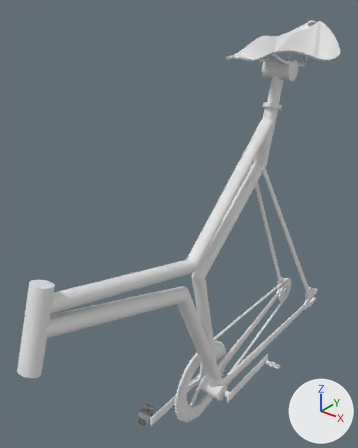
Renders of the OBJ model models/parts/frame_05_barcelona_prototype.obj from each side of a commit.
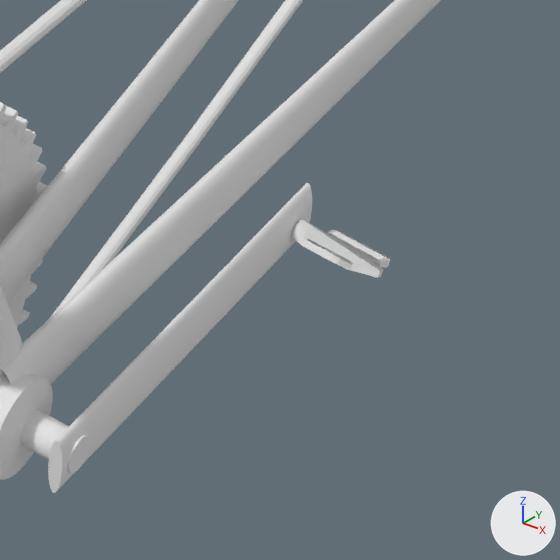
The first picture shows the older version from a 50 mm lens placed at (0.98, -1.287, 1.625), pointed at (-0.155, 0.132, 0.745). The close-ups show both versions on the part from 61% to 86% of the width and 73% to 92% of the height of that picture; other places that the commit changed are outside them. The lights are fixed; the arrows at lower right show +X, +Y and +Z. Where no turn or scale is listed for an object, it has been applied to the vertices.

In view in the first close-up: 'BARCELONA_LOW_PRO.001', 'pedal_right.001'.
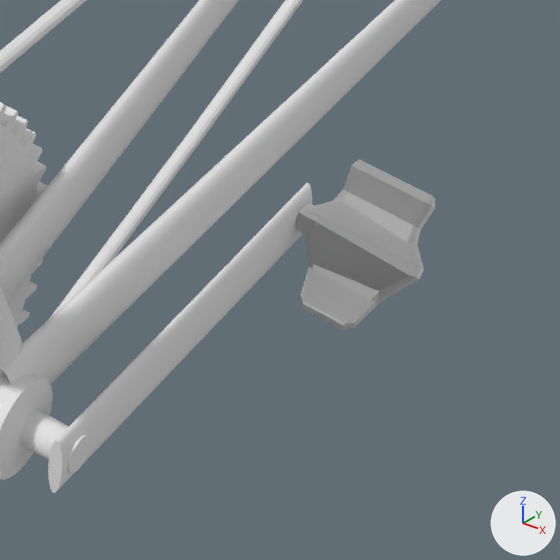
What differs and where, as boxes [x1, y1, x2, y2] in the close-ups (560 x 560 px):
'pedal_right.002', added
    after: [296, 159, 435, 331]
'pedal_right.001', deleted
    before: [292, 220, 391, 278]

Edits to the bpy script that builds the scene:
```text
Add mat_default_obj_001:
    mat_default_obj_001 = principled_material('Default_OBJ.001')
    mat_default_obj_001.base_color = (0.8, 0.8, 0.8)  # white #e7e7e7
    mat_default_obj_001.roughness = 1.0
Add me_pedal_right_002:
    me_pedal_right_002.from_pydata(...)  # 1434 vertices, 1276 faces; spans x 0.0861..0.2018, y 0.4703..0.5744, z -0.1255..-0.0453
    me_pedal_right_002.materials.append(mat_default_obj_001)  # white #e7e7e7
Remove ob_pedal_right_001:
    ob_pedal_right_001 = bpy.data.objects.new('pedal_right.001', me_pedal_right_001)
    ob_pedal_right_001.location = (0.0, 0.0, 0.0)
Add ob_pedal_right_002:
    ob_pedal_right_002 = bpy.data.objects.new('pedal_right.002', me_pedal_right_002)
    ob_pedal_right_002.location = (0.0, 0.0, 0.0)
```
